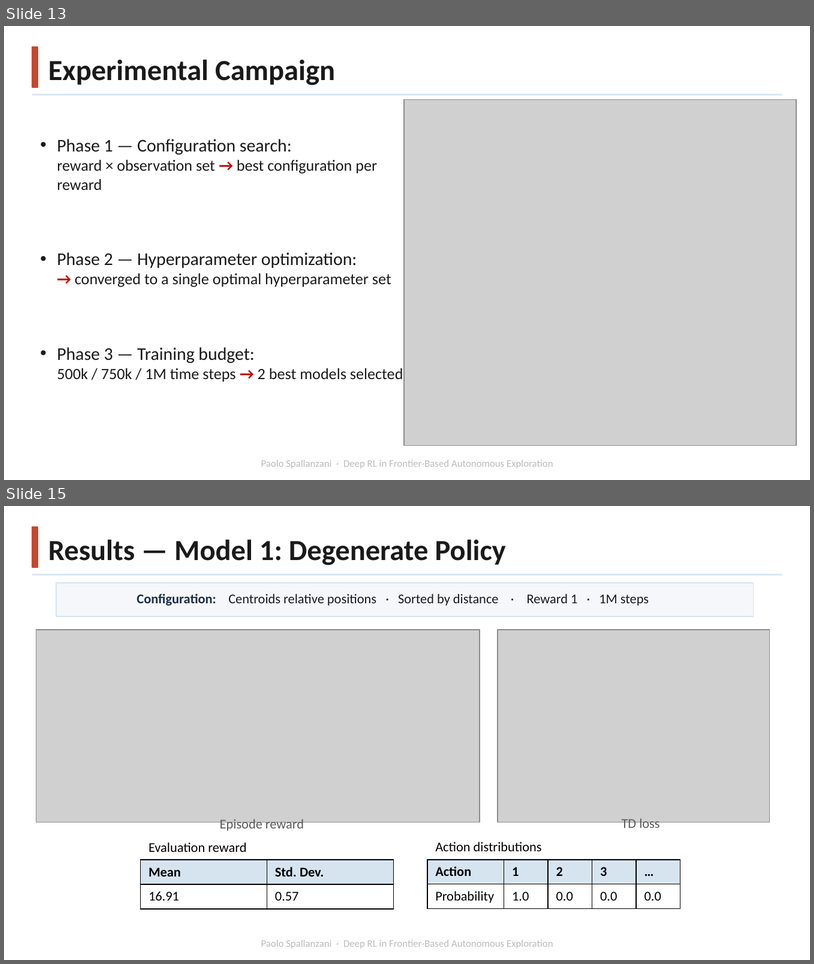
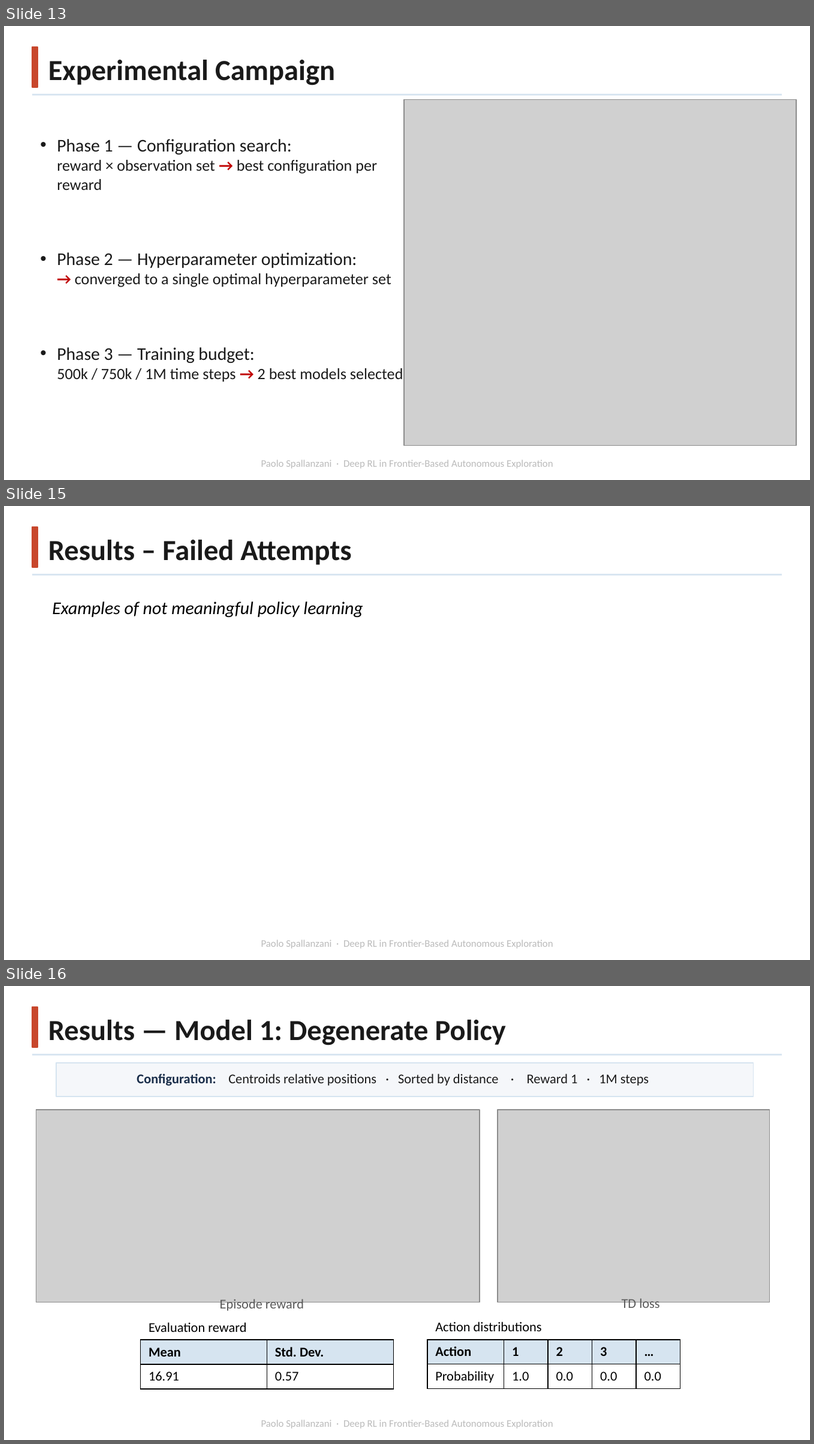
Before and after one commit to Paolo-Spall/presentazione_tesi_dae, a slide deck: paolo.spallanzani.pptx. Shown one above the other, each under a label of ours: slides 13 and 15 before the commit, slides 13, 15 and 16 after it; the slides between them are not shown. The pictures are 814x964 and 814x1444 pixels, drawn with LibreOffice and Linux fonts; fonts in the diff are those of the drawing; grey boxes stand for pictures; background and template pictures are left out. Boxes give left, top, right and bottom in pixels: in the first picture for what was removed or moved away, otherwise in the second. Text is boxed around its words. In the diff, an @@ line names an element or a change of style, - is before the commit and + after.

Commit message:
saveings

```diff
--- a/paolo.spallanzani.pptx
+++ b/paolo.spallanzani.pptx
@@ slide 15 added at (x1=4, y1=506, x2=810, y2=960), background #FFFFFF; not listed: 2 template elements that a slide beside it also shows @@
@@ rectangle added at (x1=32, y1=527, x2=38, y2=567), fill #C8472C, outline #C8472C 1 pt @@
@@ text added at (x1=48, y1=540, x2=351, y2=565), 26 pt, text #1A1A1A, bold @@
+Results – Failed Attempts
@@ line added from (32, 574) to (782, 574), #D6E4F0 1.5 pt @@
@@ text added at (x1=52, y1=601, x2=363, y2=617), 16 pt, text #000000, italic @@
+Examples of not meaningful policy learning
@@ what was slide 15 is now slide 16 @@
```
